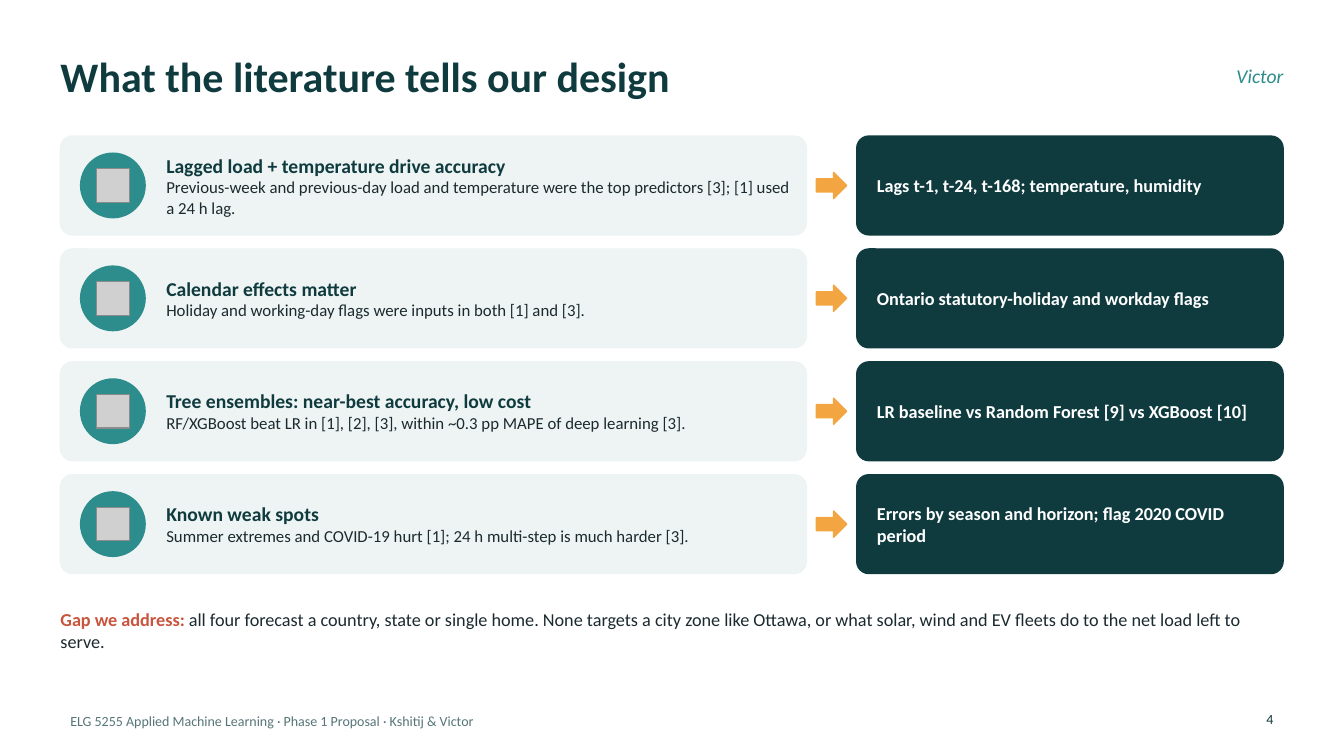
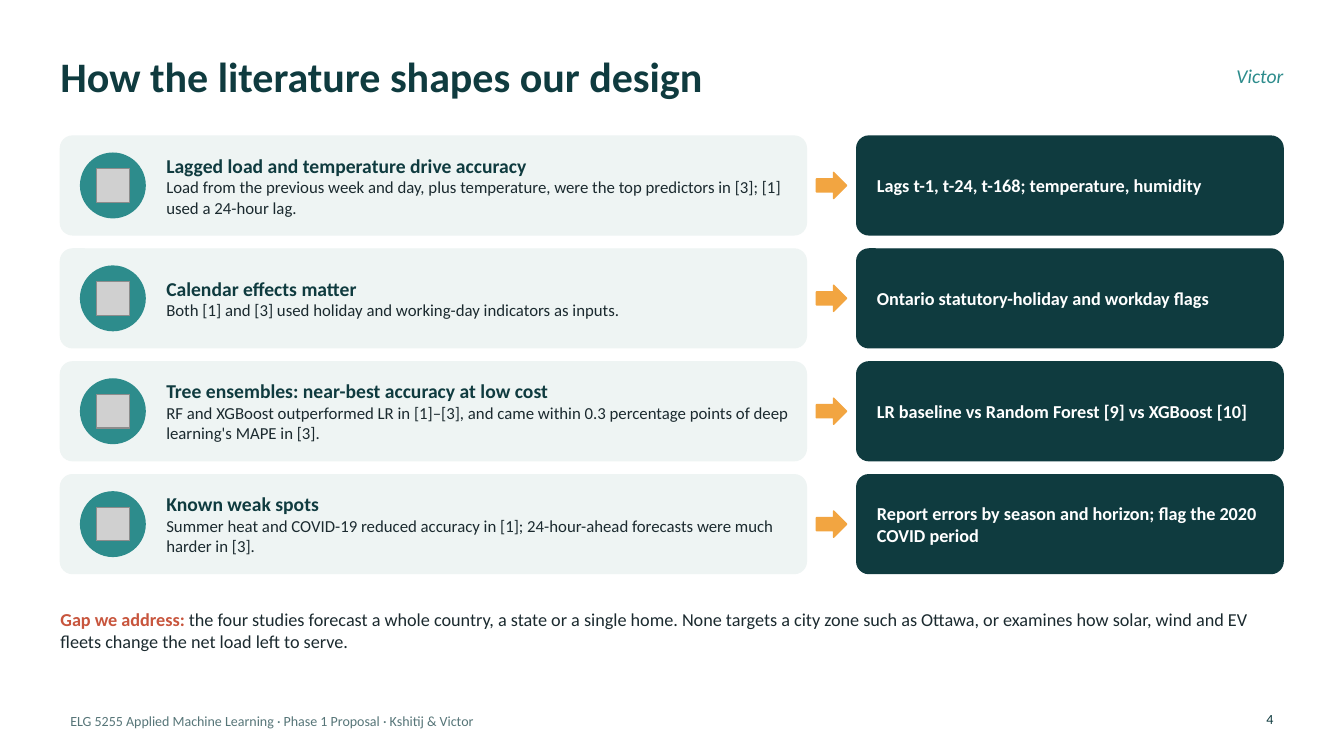
Before and after one commit to KshitijV97/smart-grid-analytics, a slide deck: slide 4 of presentation/ELG5255_Phase1_Ottawa_Load_Forecasting.pptx. Drawn at 1344x756 pixels with LibreOffice and Linux fonts; fonts in the diff are those of the drawing; grey boxes stand for pictures. Boxes give left, top, right and bottom in pixels: in the first picture for what was removed or moved away, otherwise in the second. Text is boxed around its words. In the diff, an @@ line names an element or a change of style, - is before the commit and + after.

```diff
--- a/presentation/ELG5255_Phase1_Ottawa_Load_Forecasting.pptx
+++ b/presentation/ELG5255_Phase1_Ottawa_Load_Forecasting.pptx
@@ title at (60,62,702,99): text changed @@
-What the literature tells our design
+How the literature shapes our design
@@ text at (166,159,781,217): text changed @@
-Lagged load + temperature drive accuracy
-Previous-week and previous-day load and temperature were the top predictors [3]; [1] used a 24 h lag.
+Lagged load and temperature drive accuracy
+Load from the previous week and day, plus temperature, were the top predictors in [3]; [1] used a 24-hour lag.
@@ text at (166,304,619,319): text changed @@
-Holiday and working-day flags were inputs in both [1] and [3].
+Both [1] and [3] used holiday and working-day indicators as inputs.
@@ text at (166,384,788,442): text changed @@
-Tree ensembles: near-best accuracy, low cost
-RF/XGBoost beat LR in [1], [2], [3], within ~0.3 pp MAPE of deep learning [3].
+Tree ensembles: near-best accuracy at low cost
+RF and XGBoost outperformed LR in [1]–[3], and came within 0.3 percentage points of deep learning's MAPE in [3].
@@ text at (877,507,1257,545): text changed @@
-Errors by season and horizon; flag 2020 COVID period
+Report errors by season and horizon; flag the 2020 COVID period
@@ text at (166,520,773,555): text changed @@
-Summer extremes and COVID-19 hurt [1]; 24 h multi-step is much harder [3].
+Summer heat and COVID-19 reduced accuracy in [1]; 24-hour-ahead forecasts were much harder in [3].
@@ text at (60,613,1247,651): text changed @@
-Gap we address: all four forecast a country, state or single home. None targets a city zone like Ottawa, or what solar, wind and EV fleets do to the net load left to serve.
+Gap we address: the four studies forecast a whole country, a state or a single home. None targets a city zone such as Ottawa, or examines how solar, wind and EV fleets change the net load left to serve.
```
Also in this commit, not shown: 10 other slides changed, 5 other files.
